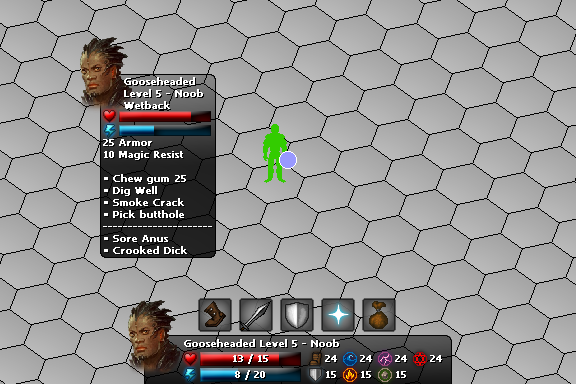
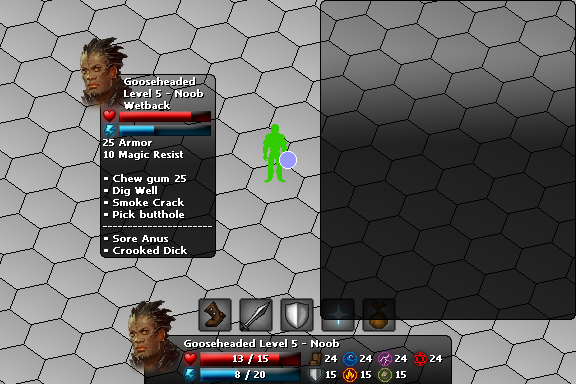
Before/after of a (576, 384) layered artwork. What changed in the layer stack:
added layer "Layer 17" above "tooltip" over [320,0,576,320]
